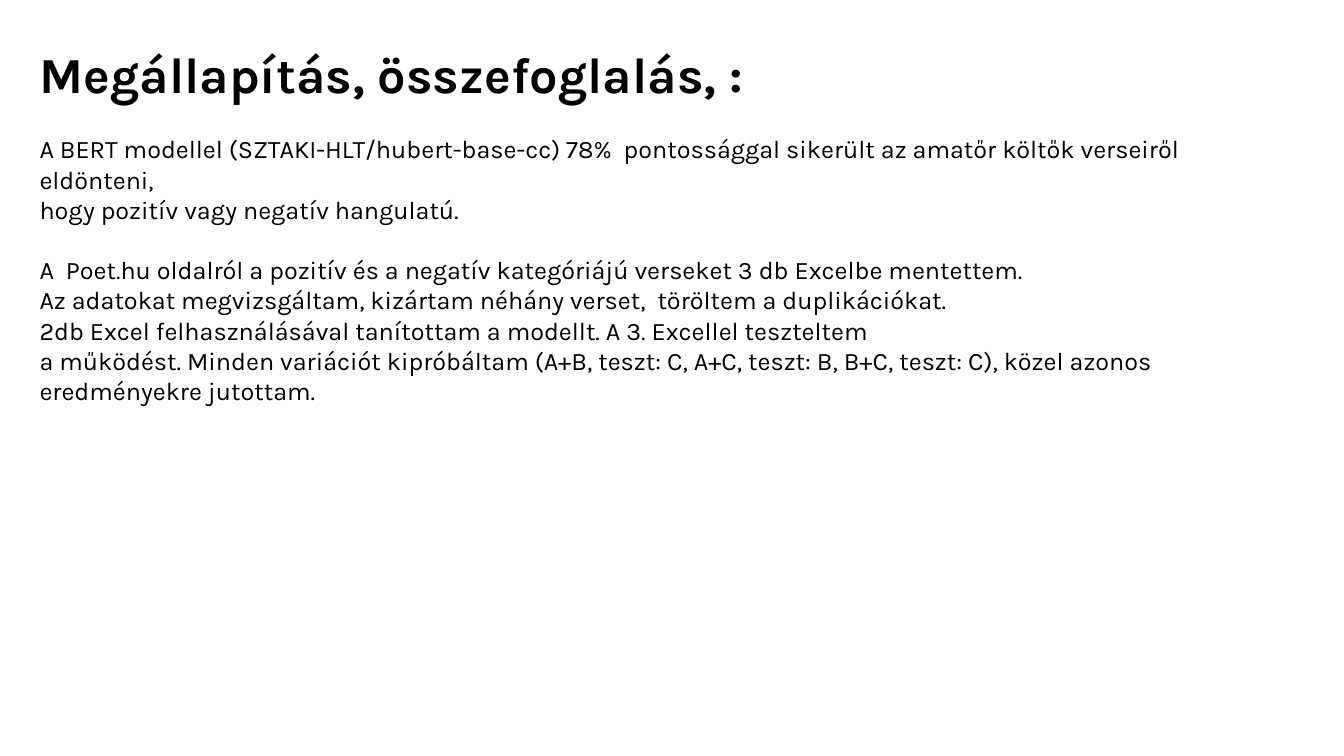
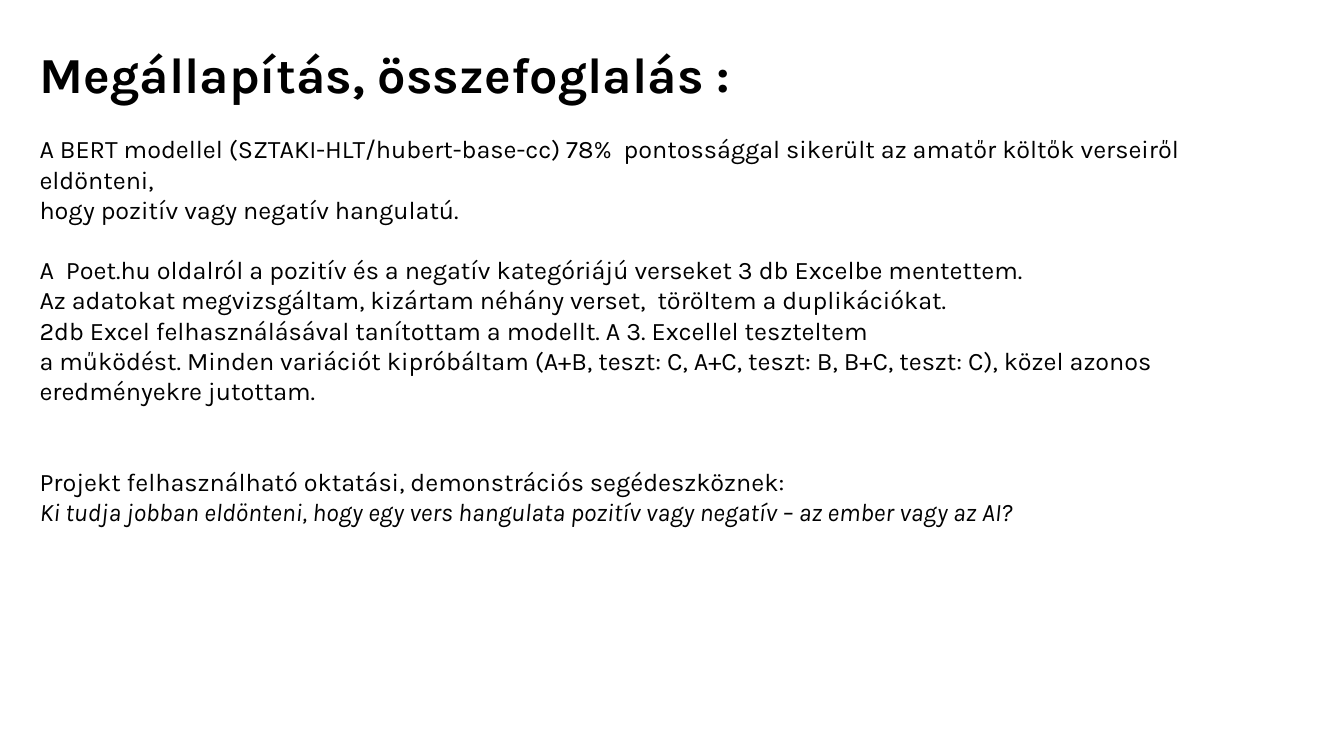
Before and after one commit to minorharpman/erzelemelemzes, a slide deck: slide 11 of Erzelemelemzes.pptx. Drawn at 1344x756 pixels with LibreOffice and Linux fonts; fonts in the diff are those of the drawing. Boxes give left, top, right and bottom in pixels: in the first picture for what was removed or moved away, otherwise in the second. Text is boxed around its words. In the diff, an @@ line names an element or a change of style, - is before the commit and + after.

```diff
--- a/Erzelemelemzes.pptx
+++ b/Erzelemelemzes.pptx
@@ text at [40,53,704,105]: text changed @@
-Megállapítás, összefoglalás, :
+Megállapítás, összefoglalás :
@@ text at [40,472,1013,528]: paragraphs added @@
+Projekt felhasználható oktatási, demonstrációs segédeszköznek:
+Ki tudja jobban eldönteni, hogy egy vers hangulata pozitív vagy negatív – az ember vagy az AI?
```
Also in this commit, not shown: 1 other slide changed, 2 other files.
